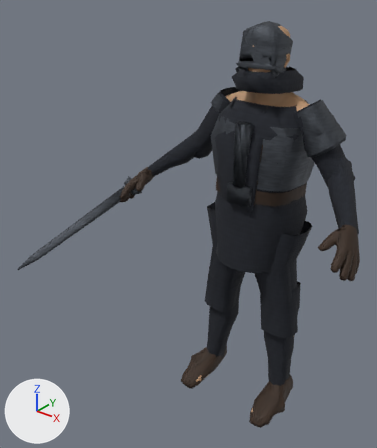
One commit to the glTF model public/assets/models/characters/hero_male.glb: the scene before it, then after it.
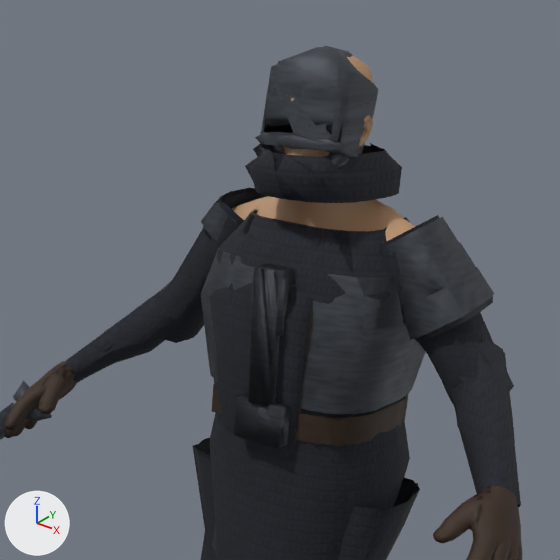
Each version appears first whole from a 50 mm lens placed at (1.227, -1.673, 1.989), pointed at (-0.044, -0.085, 1.004), and next in a close-up on the part from 31% to 100% of the width and 0% to 58% of the height. Lighting does not change. The marker at lower left points along +X, +Y and +Z. The last two pictures show the newer version. Where no turn or scale is listed for an object, it has been applied to the vertices. Vertices at exactly the same position are counted once.

Objects in the first close-up: 'LOD0_PROD_hero_male_0', 'LOD0_PROD_hero_male_1', 'LOD0_PROD_hero_male_2', 'LOD0_PROD_hero_male_4', 'LOD1_PROD_hero_male_0', 'LOD1_PROD_hero_male_2', 'LOD1_PROD_hero_male_4', 'LOD2_PROD_hero_male_0', 'LOD2_PROD_hero_male_1', 'LOD2_PROD_hero_male_2', 'LOD2_PROD_hero_male_4' and 4 more.
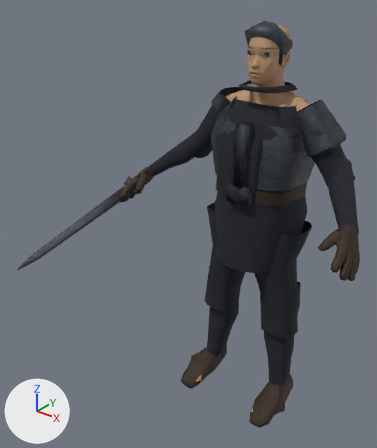
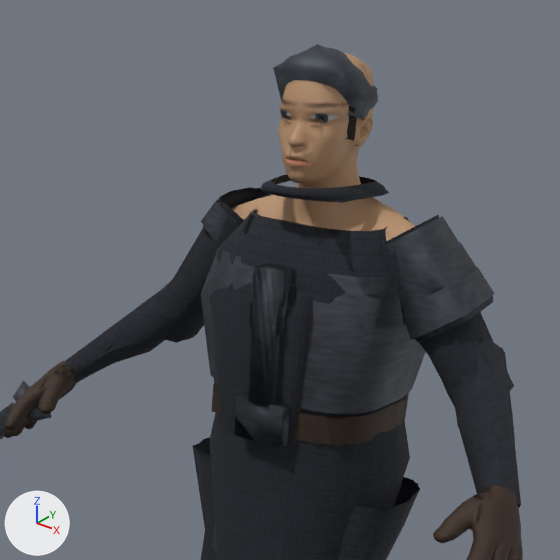
Where the newer file only moved an object's origin or applied its transform, the numbers keep the older frame.

What differs and where, as boxes [x1, y1, x2, y2] in the close-ups (560 x 560 px; the box of a moved part takes in the faces that stretch with it):
'LOD1_PROD_hero_male_2', reshaped
    before: [64, 48, 516, 560]
    after: [64, 49, 516, 560]
'LOD2_PROD_hero_male_2', reshaped
    before: [68, 46, 521, 560]
    after: [69, 44, 521, 560]
part 1 of me_herooutfit_001, added (mostly hidden)
    after: [345, 116, 357, 141]
part 2 of me_herooutfit_001, moved or reshaped
    before: [250, 47, 399, 203]
    after: [261, 53, 388, 201]
part 3 of me_herooutfit_001, surface changed
    before: [267, 47, 377, 152]
    after: [275, 47, 378, 120]
part 4 of me_herooutfit_002, rebuilt (14% narrower, 53% shorter)
    before: [252, 145, 399, 203]
    after: [262, 175, 389, 202]
part 5 of me_herooutfit_002, added (mostly hidden)
    after: [347, 106, 356, 140]
part 6 of me_herooutfit_002, deleted
    before: [255, 133, 358, 154]
part 7 of me_herooutfit_002, moved or reshaped
    before: [119, 48, 391, 362]
    after: [99, 49, 390, 362]
part 8 of me_herooutfit_003, rebuilt
    before: [245, 143, 402, 202]
    after: [261, 175, 374, 203]
part 9 of me_herooutfit_003, moved or reshaped
    before: [195, 46, 429, 301]
    after: [195, 44, 448, 301]
'LOD0_PROD_hero_male_4', unchanged, uncovered by the edit
    before: [232, 56, 411, 238]
    after: [232, 53, 412, 237]
'LOD1_PROD_hero_male_4', unchanged, uncovered by the edit
    before: [242, 117, 412, 237]
    after: [242, 54, 413, 237]

What the commit changed:
Picture 'Hero_hair_normal' (img_hero_hair_normal) is new.
Picture 'Hero_hair_detail' (img_hero_hair_detail) is new.
Material 'Hero_hair' (mat_hero_hair) is new.
Uses the picture img_hero_hair_detail.
Uses the picture img_hero_hair_normal.
me_herooutfit_001 is used by ob_lod0_prod_hero_male_2; location (0.12, 0.196, 0.043); rotation (-0.0485, 0.0, 0.0), in degrees (-2.8, 0, 0); scale (0.958, 0.958, 0.958).
me_herooutfit_001 had 1780 vertices, 2944 faces and spanned x -0.55..0.55, y -0.26..0.19, z -0.04..1.84.
me_herooutfit_001 now has 1796 vertices, 2980 faces and spans x -0.55..0.55, y -0.26..0.19, z -0.04..1.84.
me_herooutfit_001 part 1: a new loose piece of 81 vertices spanning x -0.08..0.08, y -0.14..-0.02, z 1.67..1.76, in mat_hero_hair.
me_herooutfit_001 part 2: 74 vertices moved from x -0.09..0.09, y -0.16..0.06, z 1.65..1.84 to x -0.09..0.09, y -0.16..0.06, z 1.71..1.83; 139 vertices removed from x -0.13..0.3, y -0.22..0.08, z 1.45..1.77; 74 vertices added at x -0.27..0.28, y -0.2..0.11, z 1.33..1.79.
me_herooutfit_001 part 3: 126 kept faces spanning x -0.09..0.09, y -0.16..0.06, z 1.71..1.84 get new texture (UV) coordinates.
me_herooutfit_001 gains material mat_hero_hair.
me_herooutfit_002 is used by ob_lod1_prod_hero_male_2; location (0.12, 0.196, 0.043); rotation (-0.0485, 0.0, 0.0), in degrees (-2.8, 0, 0); scale (0.958, 0.958, 0.958).
me_herooutfit_002 had 909 vertices, 1324 faces and spanned x -0.55..0.55, y -0.26..0.19, z -0.04..1.84.
me_herooutfit_002 now has 911 vertices, 1341 faces and spans x -0.55..0.55, y -0.26..0.19, z -0.04..1.84.
me_herooutfit_002 part 4: the loose piece of 44 vertices spanning x -0.13..0.13, y -0.22..0.08, z 1.58..1.66 is rebuilt with 43 vertices and now spans x -0.11..0.11, y -0.19..0.07, z 1.58..1.6.
me_herooutfit_002 part 5: a new loose piece of 26 vertices spanning x -0.08..0.08, y -0.14..-0.02, z 1.67..1.76, in mat_hero_hair.
me_herooutfit_002 part 6: the loose piece of 37 vertices spanning x -0.09..0.09, y -0.17..0.02, z 1.63..1.7 is deleted.
me_herooutfit_002 part 7: 7 vertices moved from x -0.07..0.42, y -0.06..0.06, z 1.18..1.84 to x -0.02..0.42, y -0.06..0.06, z 1.18..1.83; 42 vertices removed from x -0.49..0.5, y -0.24..0.07, z 1.1..1.84; 61 vertices added at x -0.5..0.5, y -0.24..0.11, z 1.1..1.84.
Other edits to the shape of me_herooutfit_002 do not show in these pictures.
me_herooutfit_002 gains material mat_hero_hair.
me_herooutfit_003 is used by ob_lod2_prod_hero_male_2; location (0.12, 0.196, 0.043); rotation (-0.0485, 0.0, 0.0), in degrees (-2.8, 0, 0); scale (0.958, 0.958, 0.958).
me_herooutfit_003 had 417 vertices, 526 faces and spanned x -0.55..0.55, y -0.26..0.19, z -0.04..1.85.
me_herooutfit_003 now has 412 vertices, 535 faces and spans x -0.55..0.55, y -0.26..0.19, z -0.04..1.85.
me_herooutfit_003 part 8: the loose piece of 25 vertices spanning x -0.12..0.12, y -0.21..0.09, z 1.58..1.67 is rebuilt with 21 vertices and now spans x -0.11..0.1, y -0.19..0.06, z 1.58..1.6.
me_herooutfit_003 part 9: 7 vertices moved from x -0.06..0.26, y -0.09..0.02, z 1.49..1.85 to x -0.03..0.26, y -0.11..0.07, z 1.49..1.85; 27 vertices removed from x -0.22..0.08, y -0.17..0.06, z 1.42..1.84; 16 vertices added at x -0.23..0.07, y -0.15..0.08, z 1.41..1.83.
Other edits to the shape of me_herooutfit_003 do not show in these pictures.
me_herooutfit_003 gains material mat_hero_hair.
